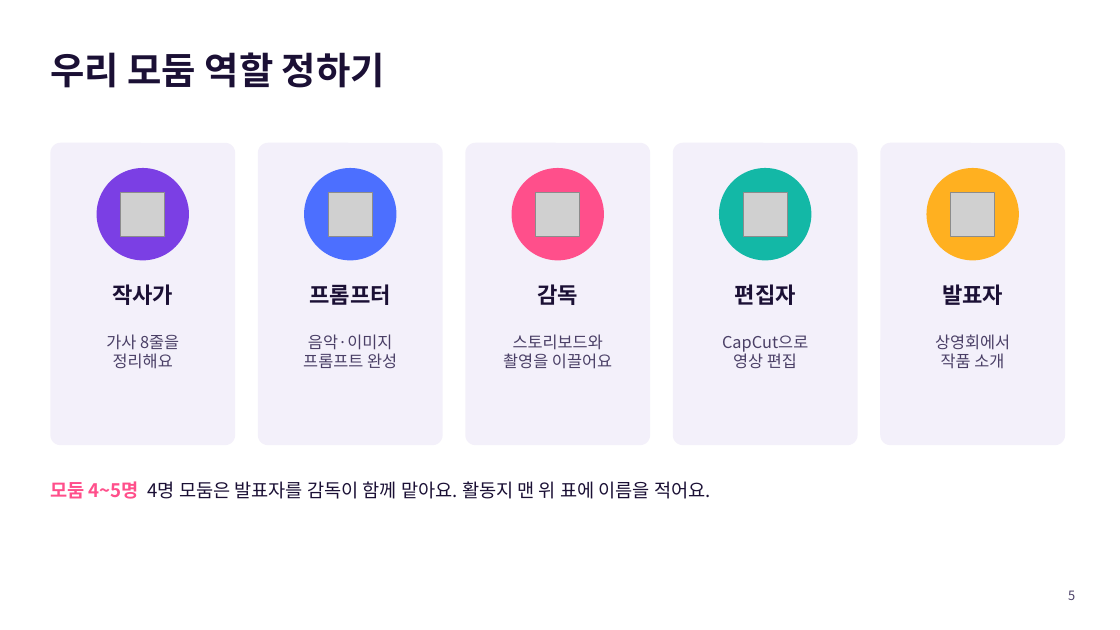
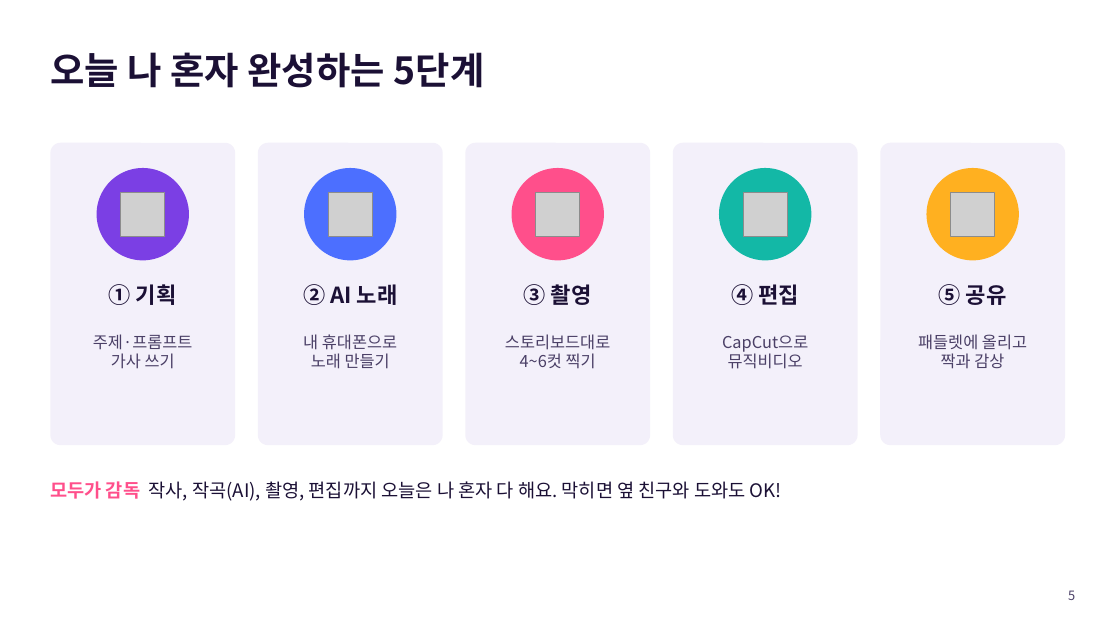
Before and after one commit to jisun294020-ops/school, a slide deck: slide 5 of 평택여고_2026-10-21/PPT_중학생용_휴대폰실습.pptx. Drawn at 1120x630 pixels with LibreOffice and Linux fonts; fonts in the diff are those of the drawing; grey boxes stand for pictures. Boxes give left, top, right and bottom in pixels: in the first picture for what was removed or moved away, otherwise in the second. Text is boxed around its words. In the diff, an @@ line names an element or a change of style, - is before the commit and + after.

```diff
--- a/평택여고_2026-10-21/PPT_중학생용_휴대폰실습.pptx
+++ b/평택여고_2026-10-21/PPT_중학생용_휴대폰실습.pptx
@@ title at [50,52,485,88]: text changed @@
-우리 모둠 역할 정하기
+오늘 나 혼자 완성하는 5단계
@@ text at [109,284,177,305]: text changed @@
-작사가
+① 기획
@@ text at [303,284,398,305]: text changed @@
-프롬프터
+② AI 노래
@@ text at [524,284,592,305]: text changed @@
-감독
+③ 촬영
@@ text at [731,284,799,305]: text changed @@
-편집자
+④ 편집
@@ text at [939,284,1007,305]: text changed @@
-발표자
+⑤ 공유
@@ text at [93,334,193,369]: text changed @@
-가사 8줄을
-정리해요
+주제·프롬프트
+가사 쓰기
@@ text at [303,334,397,369]: text changed @@
-음악·이미지
-프롬프트 완성
+내 휴대폰으로
+노래 만들기
@@ text at [505,334,610,369]: text changed @@
-스토리보드와
-촬영을 이끌어요
+스토리보드대로
+4~6컷 찍기
@@ text at [728,351,803,369]: text changed @@
-영상 편집
+뮤직비디오
@@ text at [918,334,1027,369]: text changed @@
-상영회에서
-작품 소개
+패들렛에 올리고
+짝과 감상
@@ text at [50,481,782,501]: text changed @@
-모둠 4~5명 4명 모둠은 발표자를 감독이 함께 맡아요. 활동지 맨 위 표에 이름을 적어요.
+모두가 감독 작사, 작곡(AI), 촬영, 편집까지 오늘은 나 혼자 다 해요. 막히면 옆 친구와 도와도 OK!
```
Also in this commit, not shown: 10 other slides changed, 3 other files.
